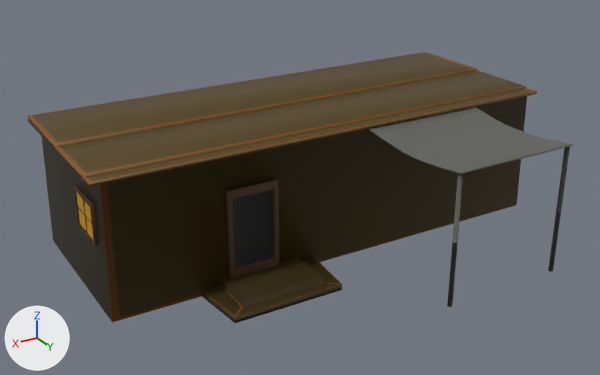
Before and after pictures for a commit that changed the FBX model Assets/Prefabs/World_Prefabs/General_Prefabs/MainBase_Tier3.fbx.
The view is the same before and after, from a camera (50 mm lens) standing at (6.27, 10.67, 4.93) and looking at (0.4, 0.9, 0.04). Lighting does not change. The marker at lower left points along +X, +Y and +Z. The first picture is the older version. Where no turn or scale is listed for an object, it has been applied to the vertices.

In view in the first picture: 'BaseBody', 'Door', 'Roof2', 'Stairs', 'Window'.
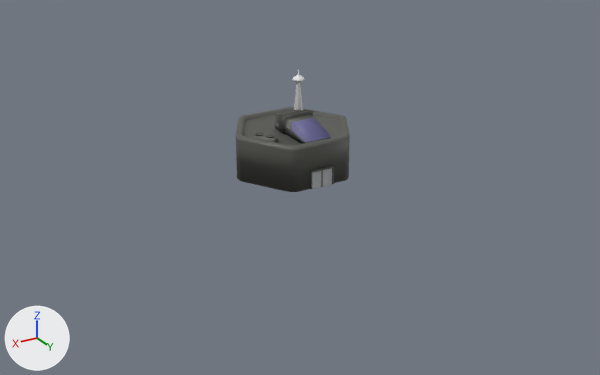
The change in detail:
Picture 'Door.001.png' (img_door_001_png) is new.
Picture 'Lookout.png' (img_lookout_png) is new.
Picture 'Cooling.png' (img_cooling_png) is new.
Picture 'BaseBody.001.png' (img_basebody_001_png) is new.
Material 'Door.001' (mat_door_001) is new.
Its texture is img_door_001_png (with its transparency).
Material 'Lookout' (mat_lookout) is new.
Its texture is img_lookout_png (with its transparency).
Material 'Cooling' (mat_cooling) is new.
Its texture is img_cooling_png (with its transparency).
Material 'Material' (mat_material) is new.
Its texture is img_basebody_001_png (with its transparency).
me_door is used by ob_door; location (1.5, 1.46, -0.13); scale (0.386, 0.0482, 0.65).
me_door had 16 vertices, 14 faces and spanned x -1.0..1.0, y -1.0..1.0, z -1.0..1.0.
me_door now has 24 vertices, 20 faces and spans x -1.0..1.0, y -1.0..1.0, z -1.0..1.0.
Part 1, on me_door:
3 faces are deleted.
8 vertices move from x -0.83..0.83, y -0.06..1.0, z -0.83..0.83 to x -0.92..0.92, y -0.33..1.0, z -0.99..0.85.
8 vertices are added at x -0.04..0.04, y -0.33..0.23, z -0.99..0.85.
9 new faces join them.
me_door part 2: 11 faces spanning x -1.0..1.0, y -1.0..1.0, z -1.0..1.0 switch from mat_door (picture img_door3_png) to mat_door_001 (picture img_door_001_png).
Mesh me_lookout is new.
It has 62 vertices, 59 faces and spans x -0.251..0.251, y -0.692..0.224, z -0.209..0.057.
It uses material mat_lookout (picture img_lookout_png).
Mesh me_cooling is new.
It has 72 vertices, 58 faces and spans x -0.161..0.161, y -0.193..0.193, z -0.047..0.062.
It uses material mat_cooling (picture img_cooling_png).
Mesh me_transmiter is new.
It has 108 vertices, 101 faces and spans x -0.104..0.104, y -0.099..0.106, z -0.459..0.343.
Mesh me_base is new.
It has 96 vertices, 86 faces and spans x -0.96..0.96, y -0.87..0.87, z -0.29..0.42.
It uses material mat_material (picture img_basebody_001_png).
Object 'BaseBody' (ob_basebody) is deleted.
Object 'Door' (ob_door) moves from (1.5, 1.46, -0.13) to (0.0, 0.88, 0.11).
Object 'Door' (ob_door) is rescaled from (0.386, 0.0482, 0.65) to (0.201, 0.0149, 0.145).
Object 'Window' (ob_window) is deleted.
Object 'Stairs' (ob_stairs) is deleted.
Object 'Roof2' (ob_roof2) is deleted.
Object 'Lookout' (ob_lookout) is new; it shows me_lookout.
Its location is (0.0, 0.53, 0.84).
Object 'Cooling' (ob_cooling) is new; it shows me_cooling.
Its location is (0.63, 0.26, 0.66).
Object 'Transmiter' (ob_transmiter) is new; it shows me_transmiter.
Its location is (-0.41, -0.5, 1.06).
Object 'Base' (ob_base) is new; it shows me_base.
Its location is (0.0, 0.0, 0.26).

Boxes [x1, y1, x2, y2] around the edits, measured in the pictures (600 x 375 px):
'BaseBody', deleted (brown)
    before: [27, 52, 537, 322]
'Roof2', deleted
    before: [368, 107, 573, 307]
'Base', added
    after: [236, 107, 350, 192]
'Stairs', deleted (brown)
    before: [201, 257, 342, 323]
'Door', reshaped, moved, rescaled (55% narrower, 76% shorter)
    before: [225, 179, 279, 278]
    after: [310, 166, 334, 189]
'Lookout', added
    after: [275, 109, 331, 144]
'Window', deleted (brown)
    before: [73, 186, 97, 246]
'Transmiter', added
    after: [292, 69, 305, 111]
'Cooling', added
    after: [253, 132, 278, 143]
part 1 of me_door, cut back
    before: [232, 190, 274, 270]
    after: [312, 168, 332, 189]
part 2 of me_door, recoloured
    before: [225, 179, 279, 278]
    after: [310, 166, 334, 189]
